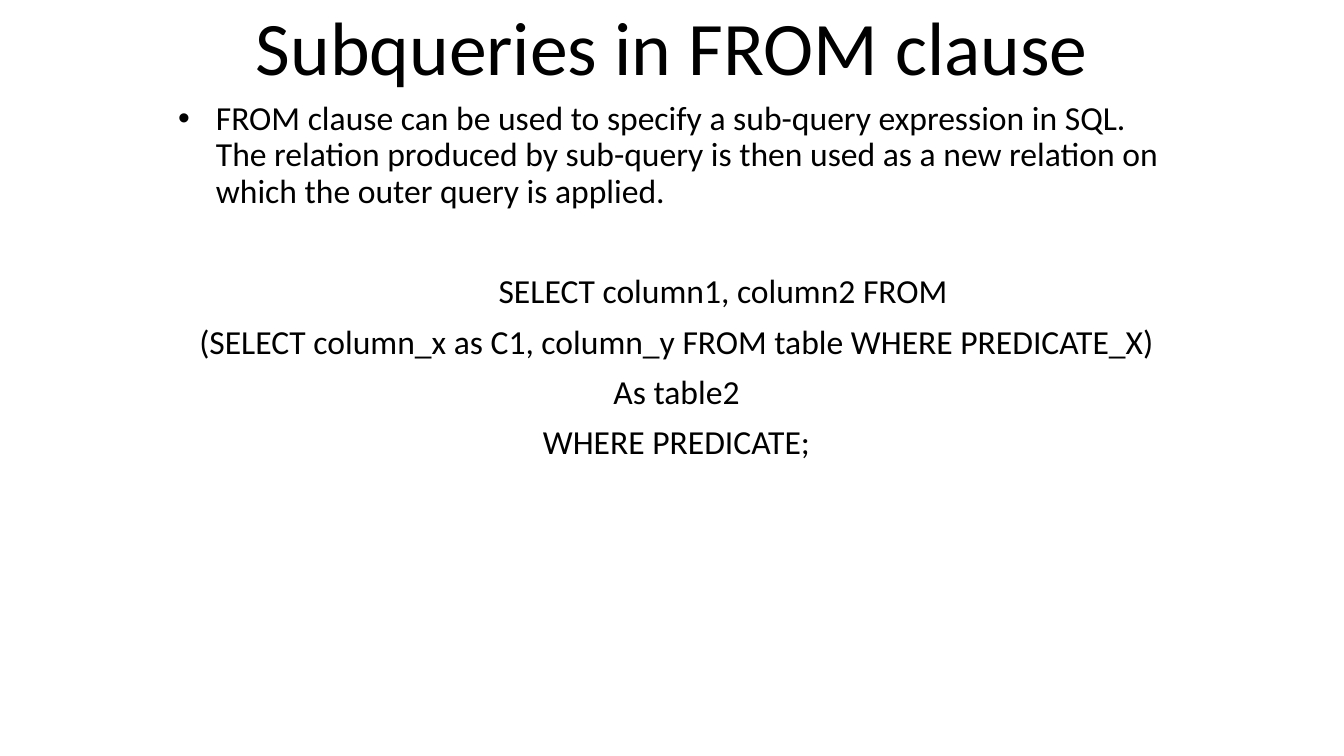
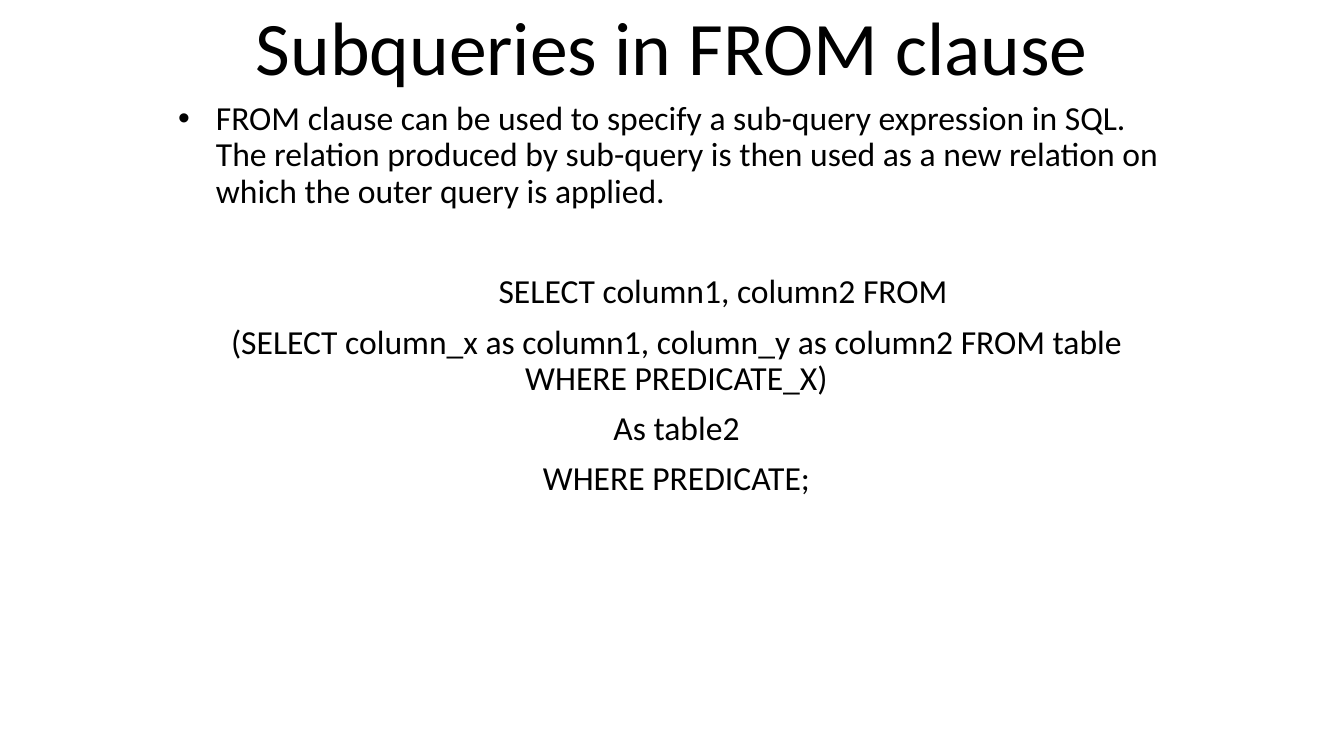
Before and after one commit to KaustubhSathe/sql-challenges, a slide deck: slide 3 of 2. SQL Refresher/SQL-Refresher.pptm. Drawn at 1344x756 pixels with LibreOffice and Linux fonts; fonts in the diff are those of the drawing. Boxes give left, top, right and bottom in pixels: in the first picture for what was removed or moved away, otherwise in the second. Text is boxed around its words. In the diff, an @@ line names an element or a change of style, - is before the commit and + after.

```diff
--- a/2. SQL Refresher/SQL-Refresher.pptm
+++ b/2. SQL Refresher/SQL-Refresher.pptm
@@ subtitle at [231, 329, 1122, 395]: text changed @@
-(SELECT column_x as C1, column_y FROM table WHERE PREDICATE_X)
+(SELECT column_x as column1, column_y as column2 FROM table WHERE PREDICATE_X)
```
Also in this commit, not shown: 2 other slides changed, 4 other files.
